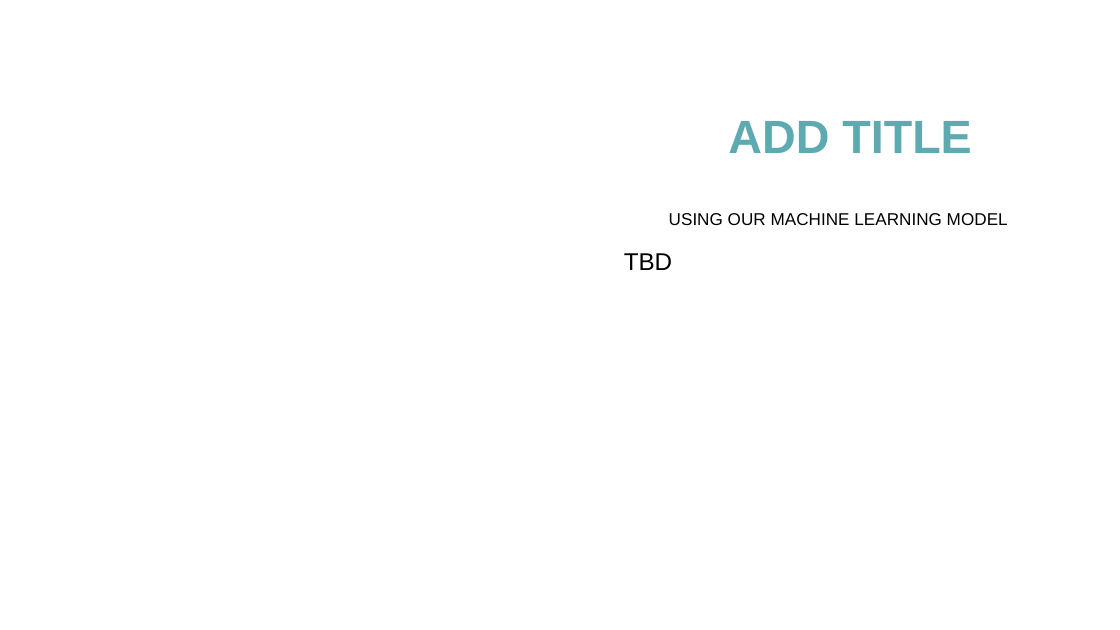
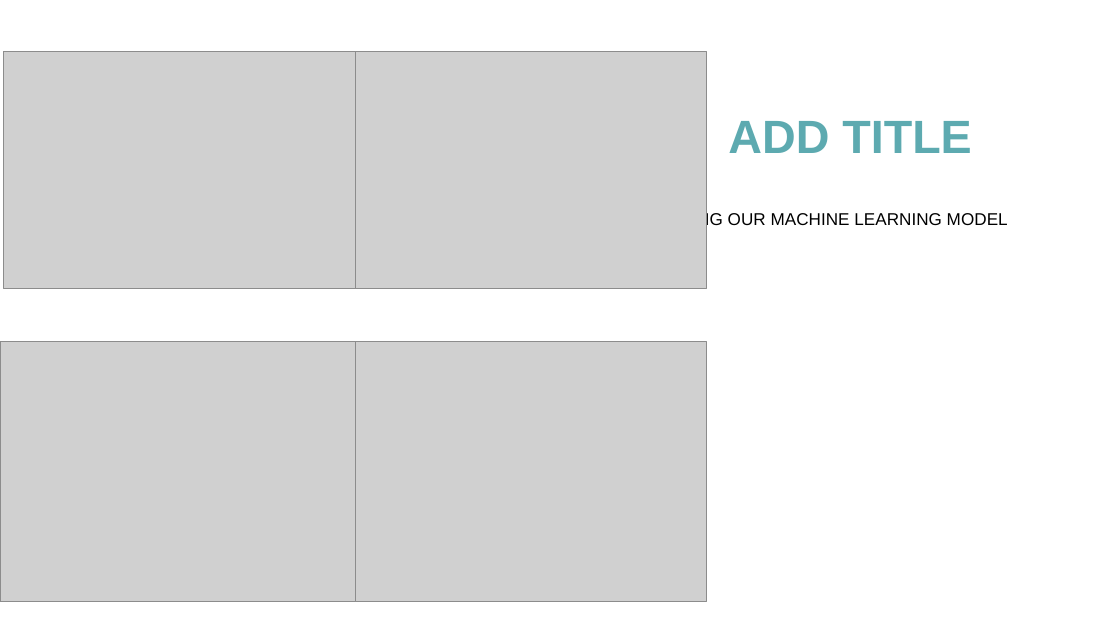
Before and after one commit to mereilly/AQI_Module_20_Final_Project, a slide deck: slide 14 of OpenWeather_AQI_Presentation_Final.pptx. Drawn at 1120x630 pixels with LibreOffice and Linux fonts; fonts in the diff are those of the drawing; grey boxes stand for pictures. Boxes give left, top, right and bottom in pixels: in the first picture for what was removed or moved away, otherwise in the second. Text is boxed around its words. In the diff, an @@ line names an element or a change of style, - is before the commit and + after.

```diff
--- a/OpenWeather_AQI_Presentation_Final.pptx
+++ b/OpenWeather_AQI_Presentation_Final.pptx
@@ picture added at bbox=[3, 52, 355, 289] @@
@@ picture added at bbox=[356, 52, 707, 289] @@
@@ text removed at bbox=[624, 253, 672, 270] @@
-TBD
@@ picture added at bbox=[0, 342, 356, 603] @@
@@ picture added at bbox=[356, 342, 707, 603] @@
```
Also in this commit, not shown: 6 other slides changed, 2 other files.
